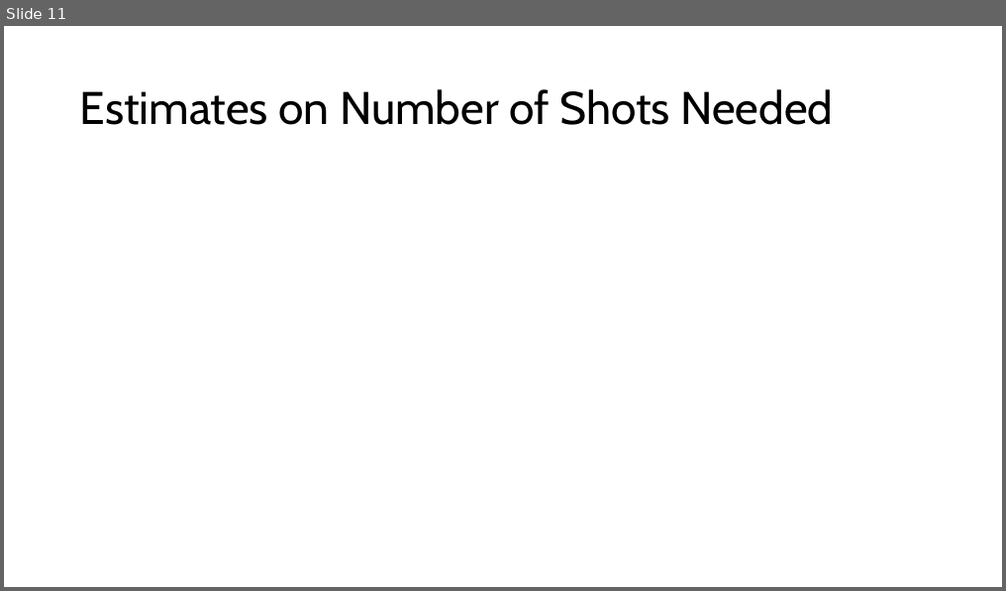
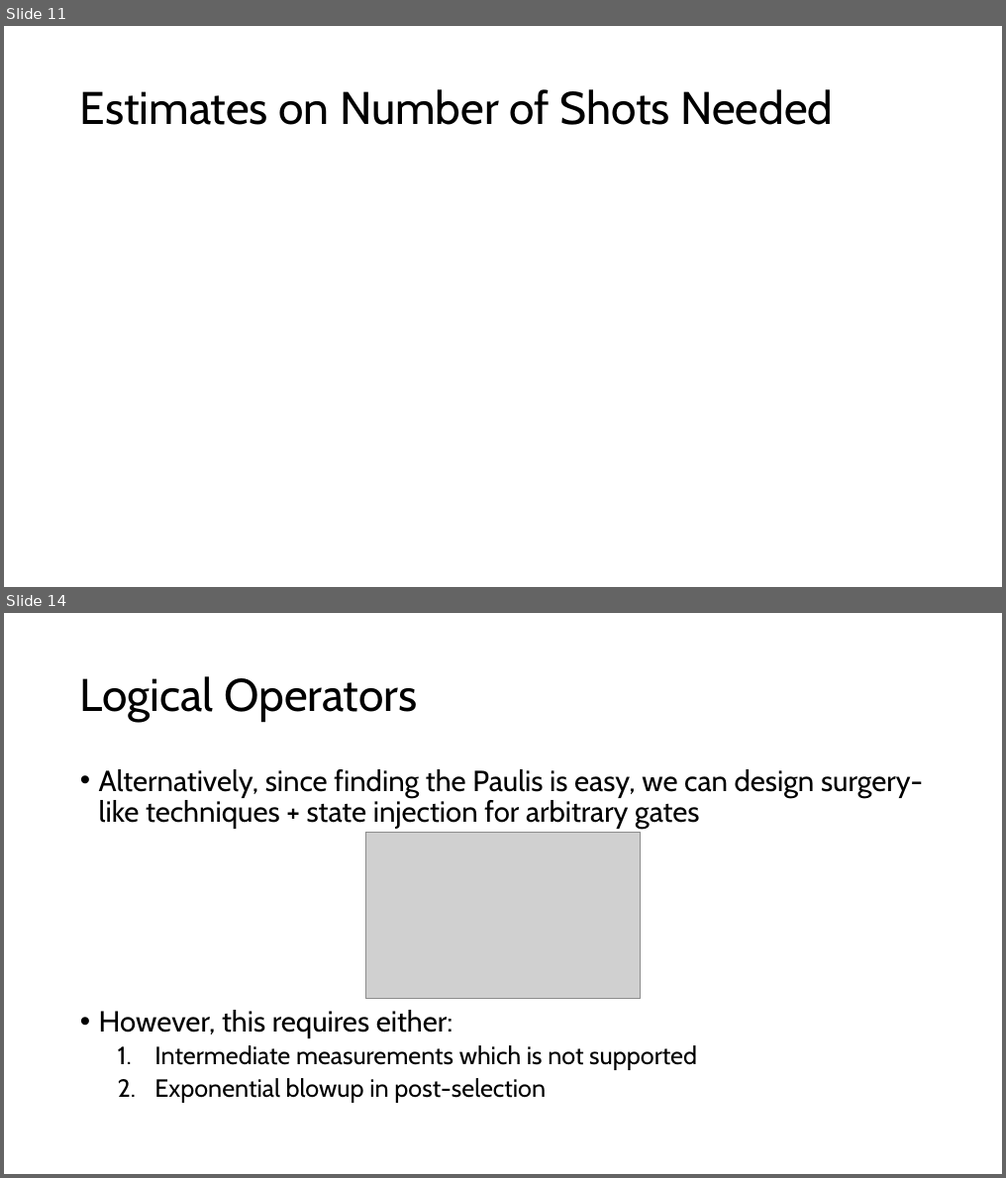
Before and after one commit to Baker-Group-UT/iceberg-compiler, a slide deck: direction.pptx. Shown one above the other, each under a label of ours: slide 11 before the commit, slides 11 and 14 after it; the slides between them are not shown. The pictures are 1006x591 and 1006x1178 pixels, drawn with LibreOffice and Linux fonts; fonts in the diff are those of the drawing; grey boxes stand for pictures. Boxes give left, top, right and bottom in pixels: in the first picture for what was removed or moved away, otherwise in the second. Text is boxed around its words. In the diff, an @@ line names an element or a change of style, - is before the commit and + after.

```diff
--- a/direction.pptx
+++ b/direction.pptx
@@ slide 14 added at (4, 613, 1002, 1174), background #FFFFFF @@
@@ title added at (80, 676, 418, 722), 44 pt, text #000000 @@
+Logical Operators
@@ text added at (99, 769, 923, 1103), 28 pt, text #000000 @@
+• Alternatively, since finding the Paulis is easy, we can design surgery-like techniques + state injection for arbitrary gates
+• However, this requires either:
+  1. Intermediate measurements which is not supported
+  2. Exponential blowup in post-selection
@@ picture added at (365, 833, 641, 998) @@
```
Also in this commit, not shown: 10 other slides added, 3 other files.
